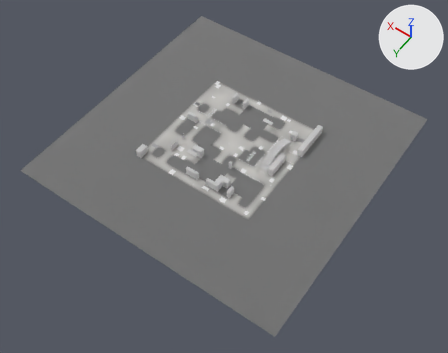
Before and after pictures for a commit that changed the glTF model public/assets/models/industrial-complex/terrain.glb.
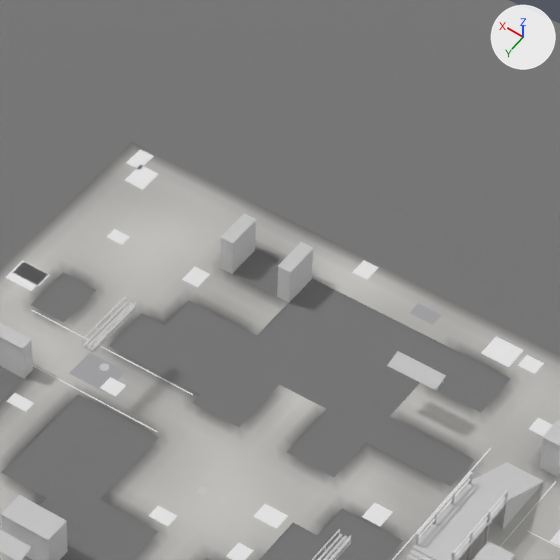
Each version appears first whole from a 50 mm camera at (-87.4, 126.8, 177.0) aimed at (-4.3, 10.5, -5.7), and next in a close-up on the part from 43% to 66% of the width and 15% to 44% of the height. Lighting does not change. The marker at upper right points along +X, +Y and +Z. The last two pictures show the newer version. Vertices at exactly the same position are counted once.

Names of what the first close-up shows: 'terrain'.
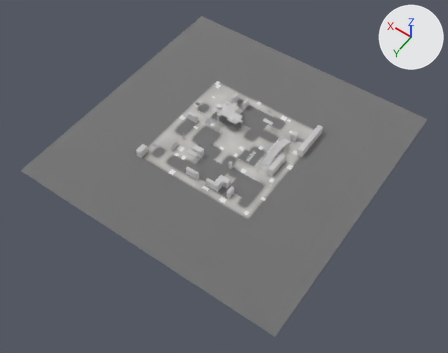
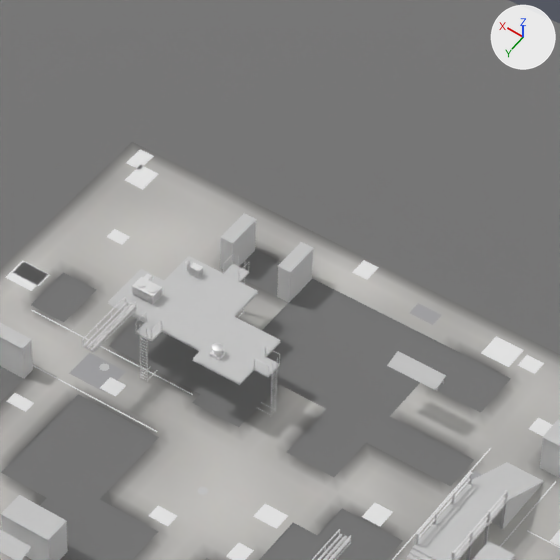
Pixel boxes [x1, y1, x2, y2] of what changed, in the close-ups (560 x 560 px):
part 1 of me_terrain, added
    after: [254, 357, 280, 377]
part 2 of me_terrain, added
    after: [136, 322, 162, 341]
part 3 of me_terrain, added
    after: [224, 264, 249, 282]
part 4 of me_terrain, added
    after: [270, 363, 273, 417]
part 5 of me_terrain, added
    after: [108, 255, 281, 415]

Diff of the bpy script that builds the scene:
```diff
--- a/public/assets/models/industrial-complex/terrain.glb.py
+++ b/public/assets/models/industrial-complex/terrain.glb.py
@@ mat_steel_white @@
+mat_steel_white = bpy.data.materials.new('steel_white')
+# nodes: BsdfPrincipled, Mix, OutputMaterial, VertexColor
+# colours: white #e7e7e7, mixed with the vertex colours
@@ mat_roof_gravel @@
+mat_roof_gravel = bpy.data.materials.new('roof_gravel')
+# nodes: BsdfPrincipled, Mix, OutputMaterial, VertexColor
+# colours: white #e7e7e7, mixed with the vertex colours
@@ mat_steel_grey @@
+mat_steel_grey = bpy.data.materials.new('steel_grey')
+# nodes: BsdfPrincipled, Mix, OutputMaterial, VertexColor
+# colours: white #e7e7e7, mixed with the vertex colours
@@ me_terrain @@
 # used by ob_terrain; location = (0.0, 0.0, 0.0)
-me_terrain.from_pydata(...)  # 3601 vertices, 5706 faces; spans x -55.0..55.0, y -55.0..55.0, z -0.1..5.9
+me_terrain.from_pydata(...)  # 5189 vertices, 8348 faces; spans x -55.0..55.0, y -55.0..55.0, z -0.1..5.9
+# me_terrain part 1: a new loose piece, a box spanning x 0.8..2.0, y -9.1..-7.7, z 4.36..4.5, in mat_metal_plate
+# me_terrain part 2: a new loose piece, a box spanning x 9.3..10.7, y -7.0..-5.8, z 4.36..4.5, in mat_metal_plate
+# me_terrain part 3: a new loose piece, a box spanning x 7.6..9.0, y -15.2..-14.0, z 4.36..4.5, in mat_metal_plate
+# me_terrain part 4: a new loose piece, an 8-sided cylinder along z spanning x 0.722..0.778, y -8.138..-8.082, z 0.05..5.5, in mat_galvanized
+# me_terrain part 5: 1180 vertices added at x 0.7..14.0, y -15.3..-5.7, z 0.1..5.5
+# other edits to the shape of me_terrain do not show in these pictures
 me_terrain.materials.append(mat_asphalt)
@@ me_terrain @@
 me_terrain.materials.append(mat_asphalt_inlay)
+me_terrain.materials.append(mat_roof_gravel)
+me_terrain.materials.append(mat_steel_white)
+me_terrain.materials.append(mat_steel_grey)
```
